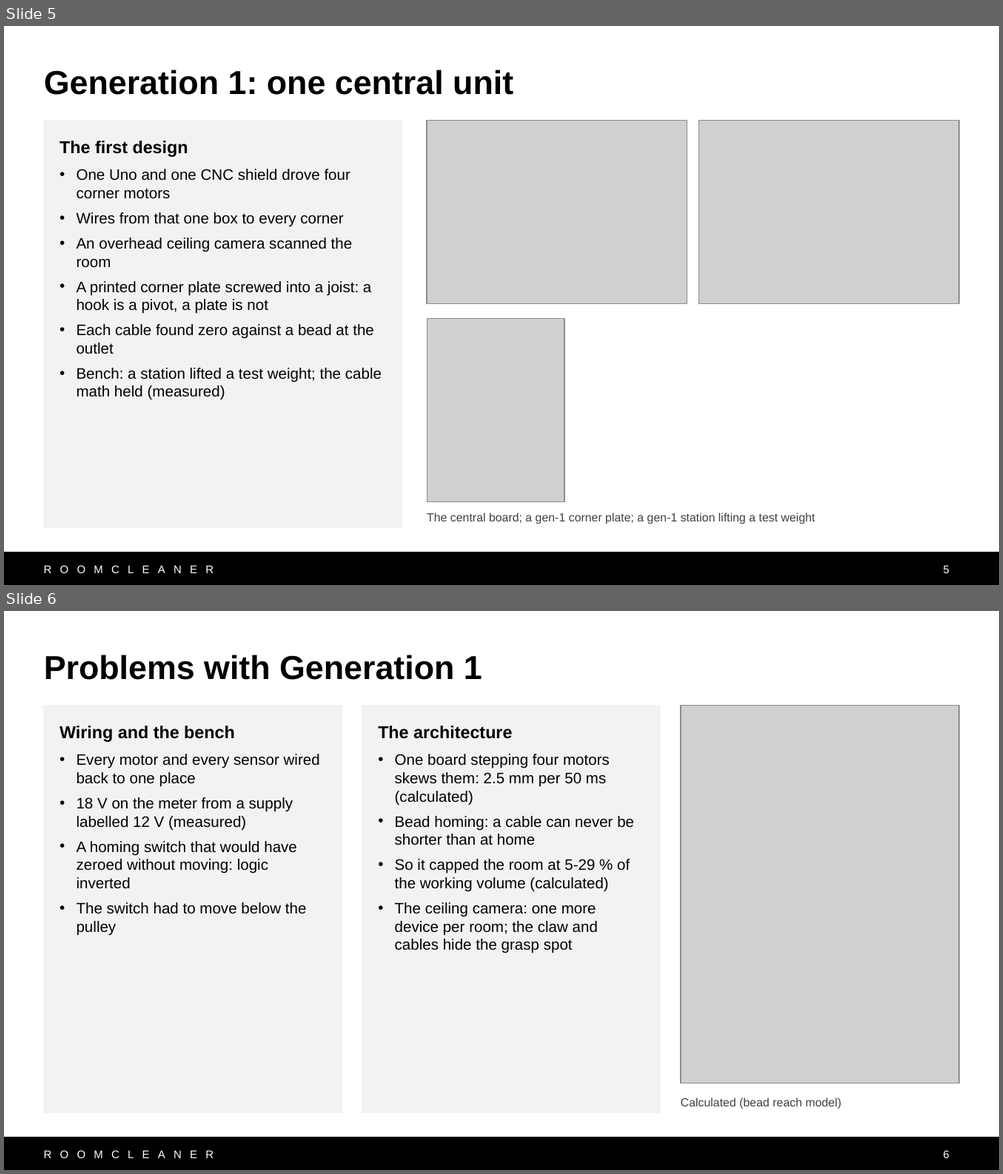
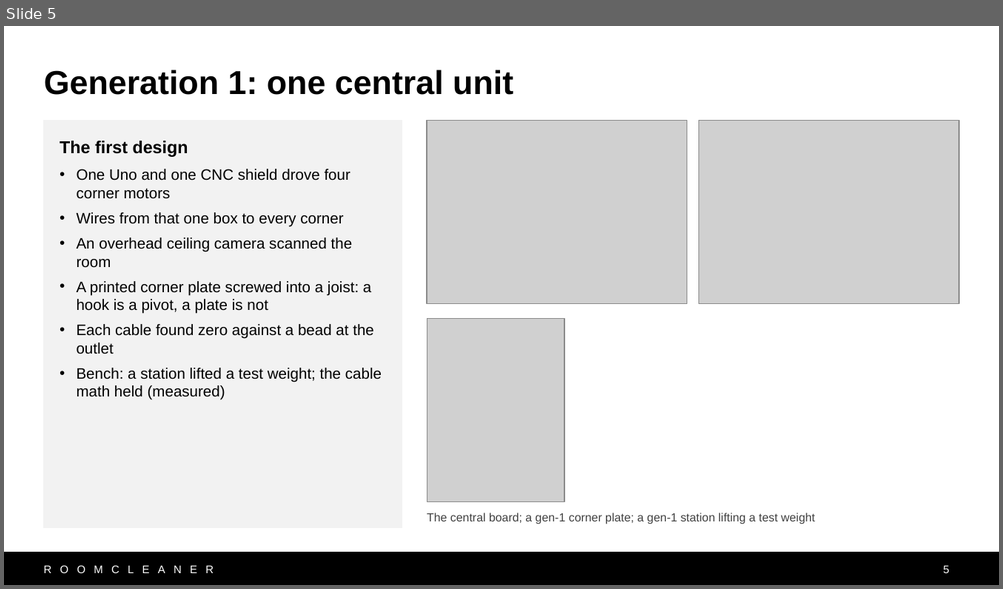
Before and after one commit to Jaspario1199/RoomCleaner, a slide deck: docs/presentation/deck_v10/RoomCleaner_Buntinx_v10.pptx. Shown one above the other, each under a label of ours: slides 5 and 6 before the commit, slide 5 after it. The pictures are 1003x1174 and 1003x589 pixels, drawn with LibreOffice and Linux fonts; fonts in the diff are those of the drawing; grey boxes stand for pictures. Boxes give left, top, right and bottom in pixels: in the first picture for what was removed or moved away, otherwise in the second. Text is boxed around its words. In the diff, an @@ line names an element or a change of style, - is before the commit and + after.

```diff
--- a/docs/presentation/deck_v10/RoomCleaner_Buntinx_v10.pptx
+++ b/docs/presentation/deck_v10/RoomCleaner_Buntinx_v10.pptx
@@ slide 6 removed at bbox=[4, 611, 999, 1170], background #FFFFFF; not listed: 2 template elements that a slide beside it also shows @@
@@ title removed at bbox=[44, 655, 482, 680] @@
-Problems with Generation 1
@@ rectangle removed at bbox=[44, 706, 342, 1113] @@
-Wiring and the bench
-• Every motor and every sensor wired back to one place
-• 18 V on the meter from a supply labelled 12 V (measured)
-• A homing switch that would have zeroed without moving: logic inverted
-• The switch had to move below the pulley
@@ rectangle removed at bbox=[362, 706, 660, 1113] @@
-The architecture
-• One board stepping four motors skews them: 2.5 mm per 50 ms (calculated)
-• Bead homing: a cable can never be shorter than at home
-• So it capped the room at 5-29 % of the working volume (calculated)
-• The ceiling camera: one more device per room; the claw and cables hide the grasp spot
@@ picture removed at bbox=[680, 706, 959, 1083] @@
@@ text removed at bbox=[680, 1098, 842, 1110] @@
-Calculated (bead reach model)
@@ page number removed at bbox=[943, 1150, 949, 1159] @@
-6
```
Also in this commit, not shown: 10 slides changed, 3 slides added, 1 other slide removed, 9 other files.
